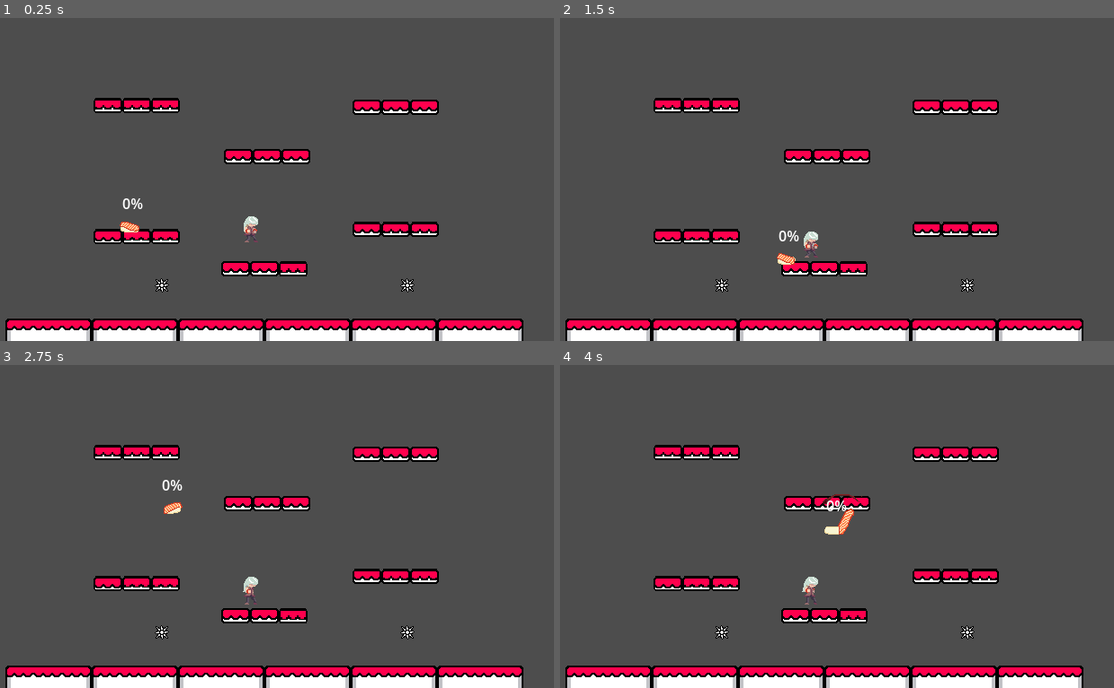
Above: before the commit, frames 1-4 (two rows, left to right).
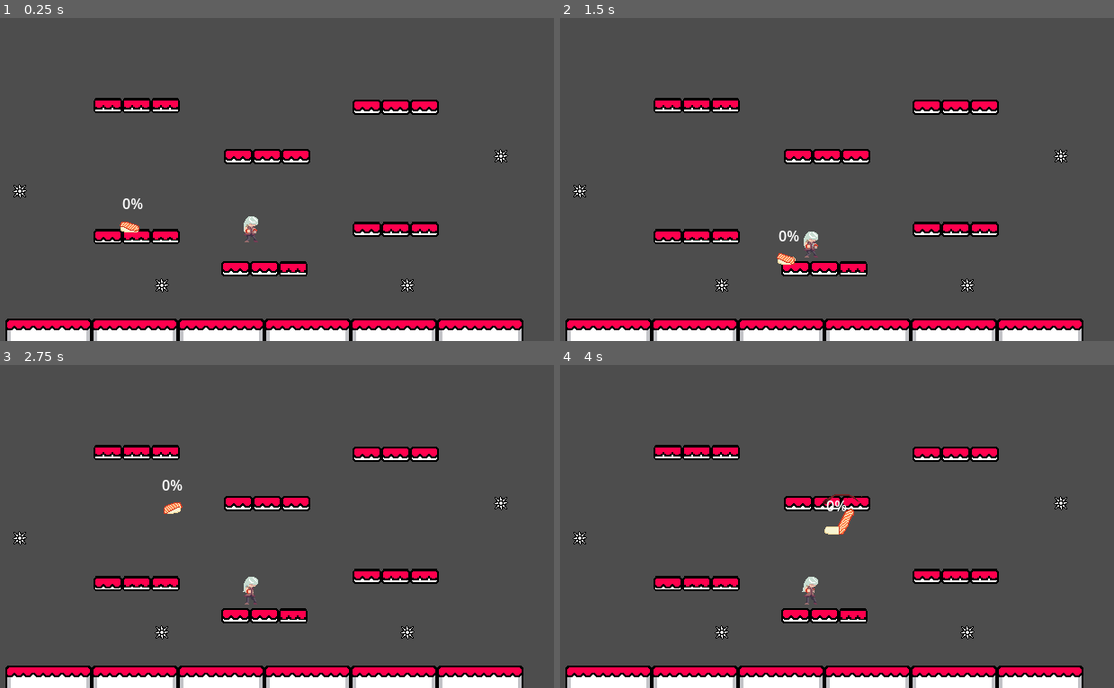
Above: after the commit, the same moments.

Repository: ChrisFlanOrg/Untitled-Fighting-Game
Game: Godot game, scene res://main.tscn
Same seed, same stepped clock (60 frames per second), same inputs: the game is played once before the commit and once after it.
Inputs:
- Up to frame 1 (0.25 s): no input
- Up to frame 2 (1.5 s): hold Right (ui_right) from 0.53 s (still down); tap Keypad 0 (Attack) at 0.6, 1.35 s; tap Space (Jump) at 0.77 s
- Up to frame 3 (2.75 s): tap Space (Jump) at 1.52 s; release Right (ui_right) at 2.03 s; hold Left (ui_left) from 2.03 s (still down); tap Keypad 0 (Attack) at 2.1 s
- Up to frame 4 (4 s): release Left (ui_left) at 2.78 s; hold Right (ui_right) from 2.78 s (still down); tap Keypad 0 (Attack) at 2.85, 3.6 s; tap Space (Jump) at 3.02, 3.77 s

The runs differ from the first frame. In frame 1, 0.1% of the frame differs, in the area x 2-92%, y 40-56%; in frame 2, 0.1%; in frame 3, 0.1%; in frame 4, 0.1%.

Commit message:
Add damage reset, add more hazards

Diff:
--- a/main.tscn
+++ b/main.tscn
@@ -123,3 +123,9 @@
 
 [node name="Hazard2" parent="." instance=ExtResource("7_nke1a")]
 position = Vector2(204, 298)
+
+[node name="Hazard3" parent="." instance=ExtResource("7_nke1a")]
+position = Vector2(46, 193)
+
+[node name="Hazard4" parent="." instance=ExtResource("7_nke1a")]
+position = Vector2(581, 154)
--- a/player.gd
+++ b/player.gd
@@ -56,3 +56,7 @@
 	velocity.x = ((1 + player_damage / 10) * knockback) * cos(deg_to_rad(angle))
 	velocity.y = - ((1 + player_damage / 10) * knockback) * sin(deg_to_rad(angle))
 	damage_percentage.text = str(player_damage) + "%"
+
+func reset_damage():
+	player_damage = 0
+	damage_percentage.text = "0%"
--- a/scripts/boundary.gd
+++ b/scripts/boundary.gd
@@ -35,5 +35,6 @@
 	var timer:SceneTreeTimer = get_tree().create_timer(2.0)
 	timer.timeout.connect(func():
 		body.position = respawn_position.position
+		body.reset_damage()
 		print("Player has respawned.")
 	)
